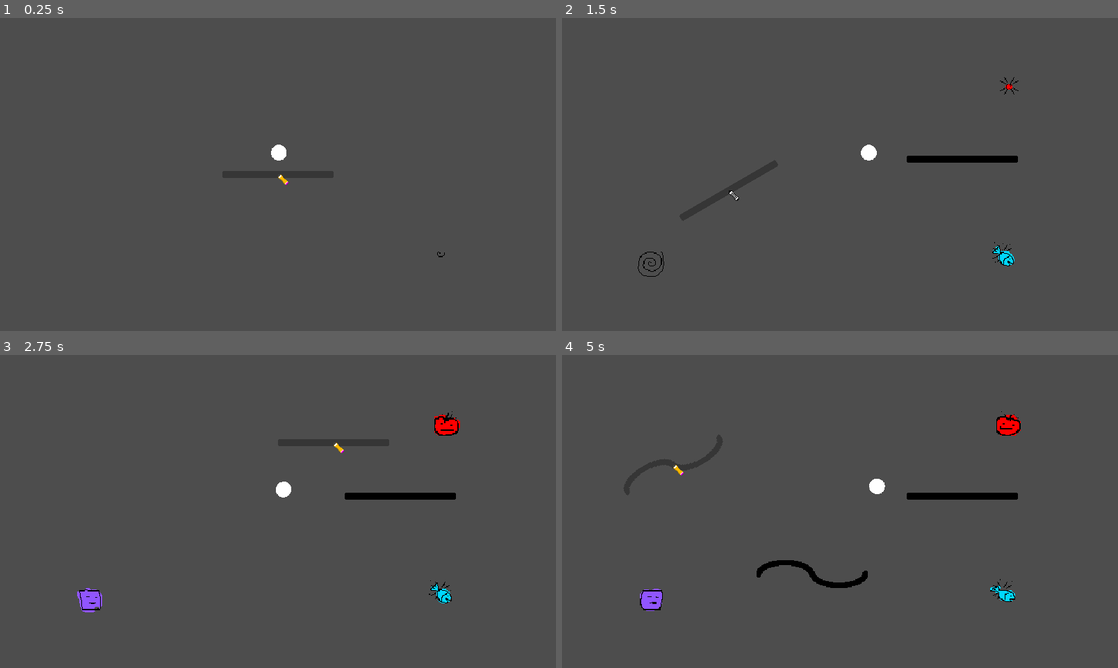
Above: before the commit, frames 1-4 (two rows, left to right).
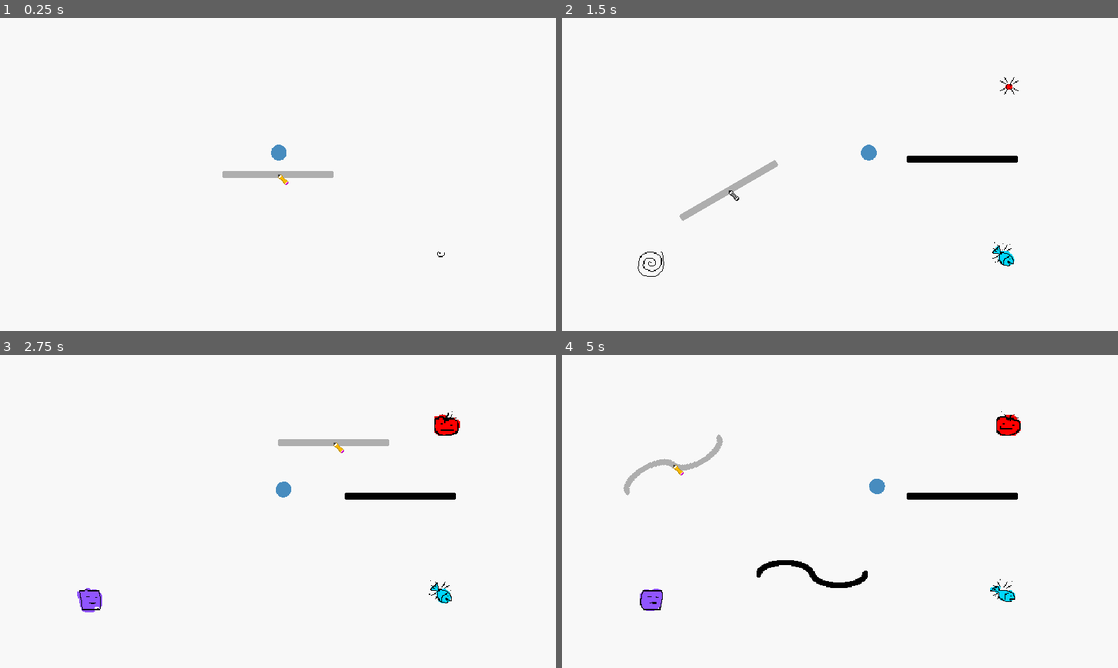
Above: after the commit, the same moments.

Repository: Silver-Ink/GameJamAirConditionner
Game: Godot game, scene res://Game.tscn
The game is run twice, just before and just after one commit, with the same random seed, the same clock (stepped at 60 frames per second) and the same inputs.
Inputs (mouse positions are in pixels of both pictures, inside the frame that each line leads up to):
- Up to frame 1 (0.25 s): no input
- Up to frame 2 (1.5 s): tap Enter (ui_accept) at 0.5, 0.77 s; move the mouse to (962, 158) at 0.52 s; hold Right (ui_right) from 0.53 s (still down); click (962, 158) at 0.6 s; move the mouse to (728, 190) at 1.27 s; tap Mouse wheel up (rotate_wall_left) at 1.35 s
- Up to frame 3 (2.75 s): tap Enter (ui_accept) at 1.52 s; move the mouse to (333, 442) at 2.02 s; release Right (ui_right) at 2.03 s; hold Left (ui_left) from 2.03 s (still down); tap Mouse wheel down (rotate_wall_right) at 2.1 s
- Up to frame 4 (5 s): move the mouse to (812, 574) at 2.77 s; release Left (ui_left) at 2.78 s; hold Right (ui_right) 2.78-4.28 s; right-click (812, 574) at 2.85 s; click (812, 574) at 2.92 s; tap Enter (ui_accept) at 3.02, 3.77, 4.52 s; move the mouse to (1006, 558) at 3.52 s; click (1006, 558) at 3.6 s; move the mouse to (673, 464) at 4.27 s; hold Left (ui_left) from 4.28 s (still down); tap Mouse wheel up (rotate_wall_left) at 4.35 s

The runs differ from the first frame. In frame 1, 100% of the frame differs, in the area x 0-100%, y 0-100%; in frame 2, 99%; in frame 3, 99%; in frame 4, 98%.

Commit message:
style: Changed bg and player colors

Diff:
--- a/project.godot
+++ b/project.godot
@@ -67,3 +67,4 @@
 textures/canvas_textures/default_texture_filter=0
 renderer/rendering_method="gl_compatibility"
 renderer/rendering_method.mobile="gl_compatibility"
+environment/defaults/default_clear_color=Color(0.973535, 0.973535, 0.973535, 1)
Binary file changed: assets/circleShape.png
